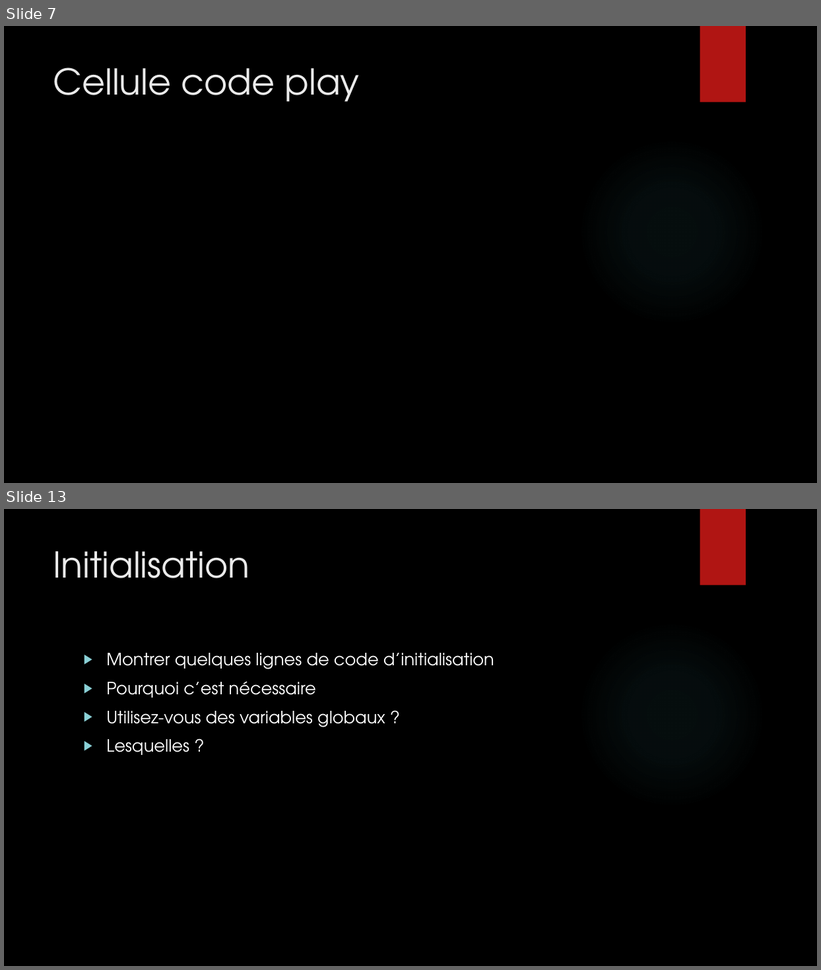
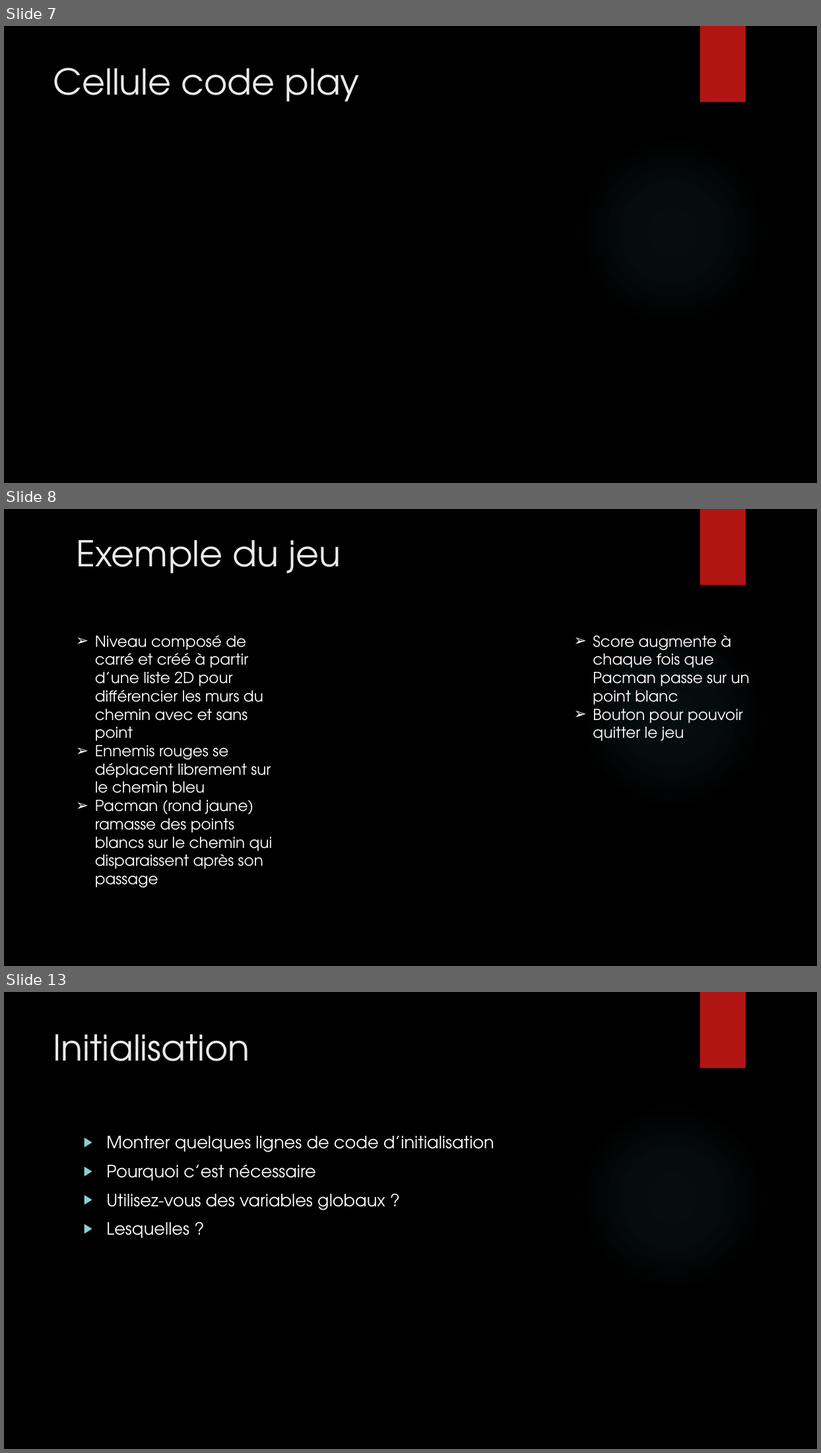
Before and after one commit to Bugnon/oc-2021, a slide deck: src/projet/projet3/Powerpoint_pacman.pptx. Shown one above the other, each under a label of ours: slides 7 and 13 before the commit, slides 7, 8 and 13 after it; the slides between them are not shown. The pictures are 821x970 and 821x1453 pixels, drawn with LibreOffice and Linux fonts; fonts in the diff are those of the drawing; background and template pictures are left out. Boxes give left, top, right and bottom in pixels: in the first picture for what was removed or moved away, otherwise in the second. Text is boxed around its words. In the diff, an @@ line names an element or a change of style, - is before the commit and + after.

```diff
--- a/src/projet/projet3/Powerpoint_pacman.pptx
+++ b/src/projet/projet3/Powerpoint_pacman.pptx
@@ slide 8 added at bbox=[4, 509, 817, 966], background picture (left out); not listed: 2 template elements that a slide beside it also shows @@
@@ title added at bbox=[76, 540, 341, 574], 42 pt, text #EBEBEB @@
+Exemple du jeu
@@ text added at bbox=[95, 635, 273, 888], 18 pt, text #FFFFFF @@
+➢ Niveau composé de carré et créé à partir d’une liste 2D pour différencier les murs du chemin avec et sans point
+➢ Ennemis rouges se déplacent librement sur le chemin bleu
+➢ Pacman (rond jaune) ramasse des points blancs sur le chemin qui disparaissent après son passage
@@ text added at bbox=[593, 635, 750, 741], 18 pt, text #FFFFFF @@
+➢ Score augmente à chaque fois que Pacman passe sur un point blanc
+➢ Bouton pour pouvoir quitter le jeu
```
Also in this commit, not shown: 3 slides changed, 4 other slides added, 5 slides removed.
